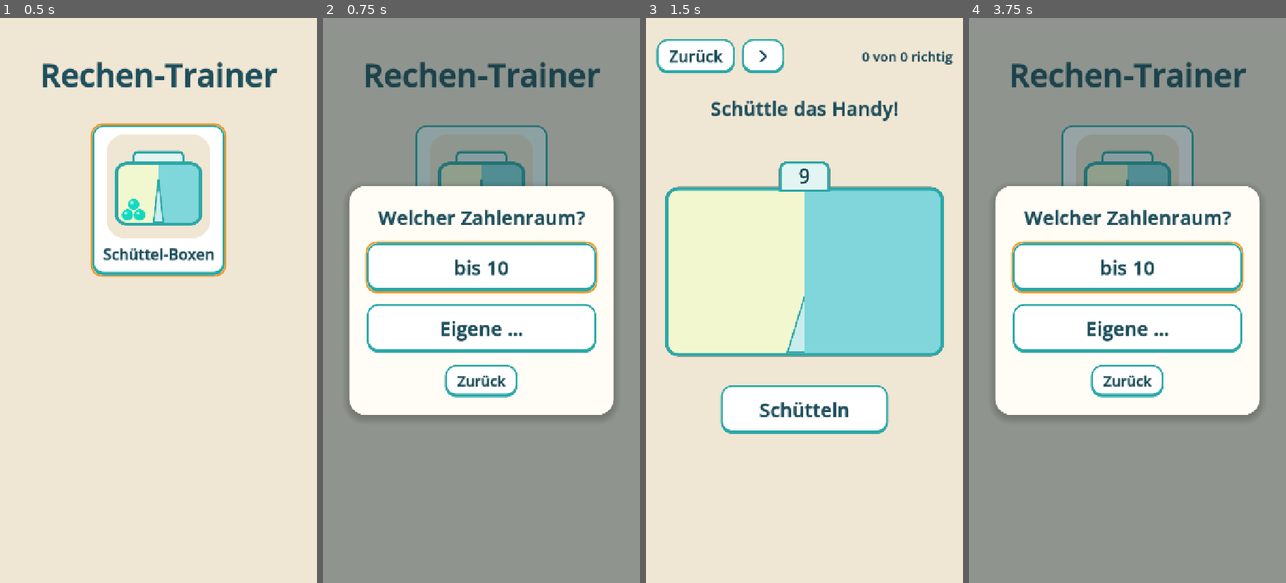
Above: before the commit, frames 1-4 (left to right).
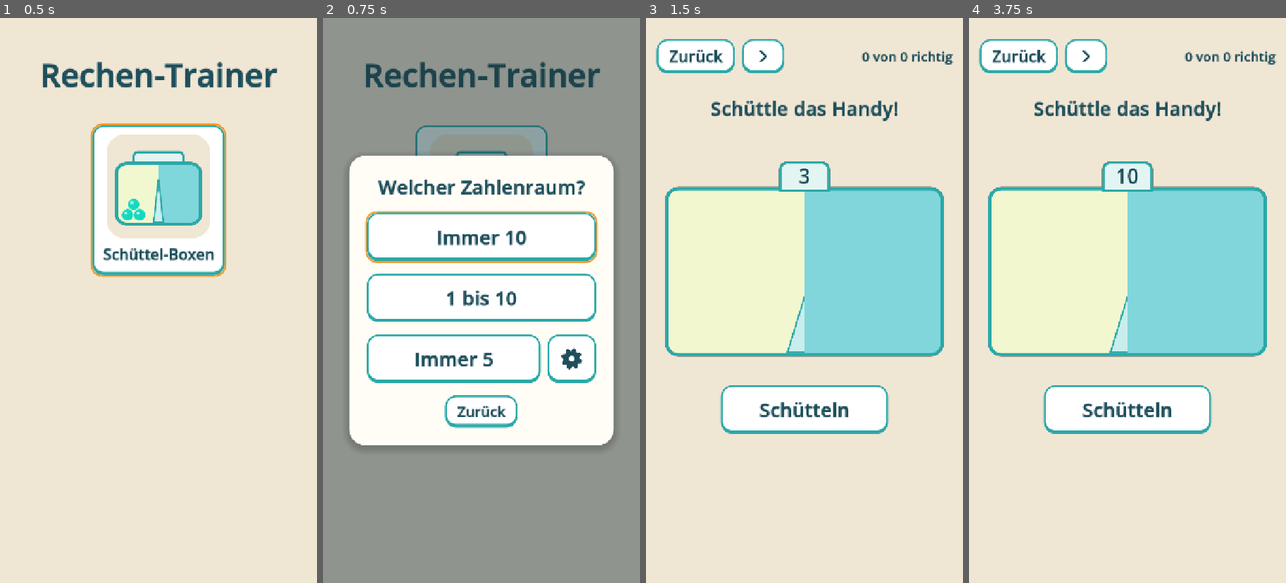
Above: after the commit, the same moments.

Repository: Toastgeraet/rechen-trainer
Game: Godot game, scene res://scenes/main_menu/main_menu.tscn
Two runs of this game, one before a commit and one after it. Both use one fixed random seed, a clock stepped at 60 frames per second and the inputs below.
Inputs (mouse positions are in pixels of both pictures, inside the frame that each line leads up to):
- Up to frame 1 (0.5 s): no input
- Up to frame 2 (0.75 s): click (481, 198) at 0.5 s
- Up to frame 3 (1.5 s): click "bis 10" (after the commit: "1 bis 10") at 1.25 s
- Up to frame 4 (3.75 s): click "Zurück" at 2 s; click (1127, 198) at 2.75 s; click (1127, 238) at 3.5 s, where only the run after the commit has a clickable "Immer 10"

Frame 1 is identical in both runs. In frame 2, 18% of the frame differs, in the area x 8-92%, y 24-77%; in frame 3, less than 0.1%; in frame 4, 98%, in the area x 0-100%, y 0-100%.

Commit message:
Menu: "Immer 10", "1 bis 10" and the saved own choice with a gear button
- Two quick options: a fixed 10, and 1 to 10.
- The third option shows the saved custom choice ("Immer 7",
  "4 bis 15") and starts it directly; the square gear button next to it
  opens the settings. Changes are kept only with "Los geht's!".
- Boxes may now hold a single marble (minimum 1 instead of 2).

Co-Authored-By: Claude Opus 5.5 <noreply@anthropic.com>
Claude-Session: https://claude.ai/code/session_01K1swg83VKGjVNZTadLAavU

Diff:
--- /dev/null
+++ b/assets/icons/gear.svg
@@ -0,0 +1,3 @@
+<svg xmlns="http://www.w3.org/2000/svg" width="64" height="64" viewBox="0 0 64 64">
+  <path d="M32.0 12.0 L37.3 5.5 L42.3 7.1 L43.1 15.4 L46.1 17.9 L54.4 17.0 L56.9 21.7 L51.6 28.1 L52.0 32.0 L58.5 37.3 L56.9 42.3 L48.6 43.1 L46.1 46.1 L47.0 54.4 L42.3 56.9 L35.9 51.6 L32.0 52.0 L26.7 58.5 L21.7 56.9 L20.9 48.6 L17.9 46.1 L9.6 47.0 L7.1 42.3 L12.4 35.9 L12.0 32.0 L5.5 26.7 L7.1 21.7 L15.4 20.9 L17.9 17.9 L17.0 9.6 L21.7 7.1 L28.1 12.4 Z M32 23 A9 9 0 1 0 32 41 A9 9 0 1 0 32 23 Z" fill="#1f4f5c" fill-rule="evenodd" stroke="#1f4f5c" stroke-width="3" stroke-linejoin="round"/>
+</svg>
--- a/i18n/strings.csv
+++ b/i18n/strings.csv
@@ -2,8 +2,9 @@
 APP_TITLE,Rechen-Trainer
 TILE_SHAKE_BOXES,Schüttel-Boxen
 RANGE_TITLE,Welcher Zahlenraum?
-RANGE_UP_TO_10,bis 10
-RANGE_CUSTOM,Eigene …
+RANGE_FIXED,Immer {n}
+RANGE_SPAN,{min} bis {max}
+CUSTOM_SETTINGS,Eigene Zahlen einstellen
 CUSTOM_TITLE,Eigene Zahlen
 CUSTOM_FIXED,Feste Zahl
 CUSTOM_RANGE,Zahlenbereich
--- a/scenes/main_menu/main_menu.gd
+++ b/scenes/main_menu/main_menu.gd
@@ -1,15 +1,22 @@
 extends Control
 
-## Main menu: one tile per game. Picking a game asks for the numbers: the
-## quick choice "bis 10", or "Eigene" with a fixed number or a range.
+## Main menu: one tile per game. Picking a game asks for the numbers: two
+## quick choices ("Immer 10", "1 bis 10") and the player's own saved choice,
+## changed with the gear button next to it.
 
 @export_file("*.tscn") var shake_boxes_scene: String = "res://scenes/shake_boxes/shake_box_game.tscn"
+
+## The two quick choices above the player's own.
+var _quick_fixed_10 := NumberRange.fixed(10)
+var _quick_up_to_10 := NumberRange.new(1, 10)
 
 @onready var _shake_boxes_tile: Button = %ShakeBoxesTile
 @onready var _range_overlay: Control = %RangeOverlay
 @onready var _quick_page: Control = %QuickPage
 @onready var _custom_page: Control = %CustomPage
+@onready var _fixed_10_button: Button = %Fixed10Button
 @onready var _up_to_10_button: Button = %UpTo10Button
+@onready var _custom_play_button: Button = %CustomPlayButton
 @onready var _fixed_mode_button: Button = %FixedModeButton
 @onready var _range_mode_button: Button = %RangeModeButton
 @onready var _fixed_row: Control = %FixedRow
@@ -36,7 +43,10 @@
 	_from_stepper.value_changed.connect(_on_from_changed)
 	_to_stepper.value_changed.connect(_on_to_changed)
 
+	_fixed_10_button.text = _quick_fixed_10.label()
+	_up_to_10_button.text = _quick_up_to_10.label()
 	_shake_boxes_tile.grab_focus()
+
 
 
 func _notification(what: int) -> void:
@@ -63,9 +73,10 @@
 
 
 func _show_quick_page() -> void:
+	_custom_play_button.text = Session.custom_range().label()
 	_custom_page.visible = false
 	_quick_page.visible = true
-	_up_to_10_button.grab_focus()
+	_fixed_10_button.grab_focus()
 
 
 func _show_custom_page() -> void:
@@ -78,13 +89,13 @@
 	_start_button.grab_focus()
 
 
+## Only switches the page; the choice is kept when "Los geht's!" is pressed.
 func _set_custom_mode(mode: StringName) -> void:
 	var fixed := mode == Session.CUSTOM_FIXED
 	_fixed_mode_button.button_pressed = fixed
 	_range_mode_button.button_pressed = not fixed
 	_fixed_row.visible = fixed
 	_range_row.visible = not fixed
-	Session.custom_mode = mode
 
 
 ## Keeps "von" ≤ "bis" by moving the other end along.
@@ -103,15 +114,25 @@
 	_show_quick_page()
 
 
-func _on_up_to_10_button_pressed() -> void:
-	_start_game(NumberRange.up_to_10())
+func _on_fixed_10_button_pressed() -> void:
+	_start_game(_quick_fixed_10)
 
 
-func _on_custom_button_pressed() -> void:
+func _on_up_to_10_button_pressed() -> void:
+	_start_game(_quick_up_to_10)
+
+
+func _on_custom_play_button_pressed() -> void:
+	_start_game(Session.custom_range())
+
+
+func _on_settings_button_pressed() -> void:
 	_show_custom_page()
 
 
 func _on_start_button_pressed() -> void:
+	Session.custom_mode = Session.CUSTOM_FIXED if _fixed_mode_button.button_pressed \
+			else Session.CUSTOM_RANGE
 	Session.custom_fixed = _fixed_stepper.value
 	Session.custom_minimum = _from_stepper.value
 	Session.custom_maximum = _to_stepper.value
--- a/scenes/main_menu/main_menu.tscn
+++ b/scenes/main_menu/main_menu.tscn
@@ -2,6 +2,7 @@
 
 [ext_resource type="Script" path="res://scenes/main_menu/main_menu.gd" id="1_menu"]
 [ext_resource type="Texture2D" path="res://assets/tile_shake_boxes.svg" id="2_tile"]
+[ext_resource type="Texture2D" path="res://assets/icons/gear.svg" id="3_gear"]
 
 [node name="MainMenu" type="Control"]
 layout_mode = 3
@@ -127,18 +128,37 @@
 horizontal_alignment = 1
 autowrap_mode = 3
 
+[node name="Fixed10Button" type="Button" parent="RangeOverlay/Center/Panel/QuickPage"]
+unique_name_in_owner = true
+custom_minimum_size = Vector2(0, 110)
+layout_mode = 2
+theme_override_font_sizes/font_size = 44
+
 [node name="UpTo10Button" type="Button" parent="RangeOverlay/Center/Panel/QuickPage"]
 unique_name_in_owner = true
 custom_minimum_size = Vector2(0, 110)
 layout_mode = 2
 theme_override_font_sizes/font_size = 44
-text = "RANGE_UP_TO_10"
-
-[node name="CustomButton" type="Button" parent="RangeOverlay/Center/Panel/QuickPage"]
-custom_minimum_size = Vector2(0, 110)
-layout_mode = 2
-theme_override_font_sizes/font_size = 44
-text = "RANGE_CUSTOM"
+
+[node name="CustomRow" type="HBoxContainer" parent="RangeOverlay/Center/Panel/QuickPage"]
+layout_mode = 2
+theme_override_constants/separation = 16
+
+[node name="CustomPlayButton" type="Button" parent="RangeOverlay/Center/Panel/QuickPage/CustomRow"]
+unique_name_in_owner = true
+custom_minimum_size = Vector2(0, 110)
+layout_mode = 2
+size_flags_horizontal = 3
+theme_override_font_sizes/font_size = 44
+
+[node name="SettingsButton" type="Button" parent="RangeOverlay/Center/Panel/QuickPage/CustomRow"]
+unique_name_in_owner = true
+custom_minimum_size = Vector2(110, 110)
+layout_mode = 2
+tooltip_text = "CUSTOM_SETTINGS"
+icon = ExtResource("3_gear")
+icon_alignment = 1
+expand_icon = true
 
 [node name="QuickBackButton" type="Button" parent="RangeOverlay/Center/Panel/QuickPage"]
 layout_mode = 2
@@ -225,8 +245,10 @@
 text = "BACK"
 
 [connection signal="pressed" from="Margin/Column/Tiles/ShakeBoxesTile" to="." method="_on_shake_boxes_tile_pressed"]
+[connection signal="pressed" from="RangeOverlay/Center/Panel/QuickPage/Fixed10Button" to="." method="_on_fixed_10_button_pressed"]
 [connection signal="pressed" from="RangeOverlay/Center/Panel/QuickPage/UpTo10Button" to="." method="_on_up_to_10_button_pressed"]
-[connection signal="pressed" from="RangeOverlay/Center/Panel/QuickPage/CustomButton" to="." method="_on_custom_button_pressed"]
+[connection signal="pressed" from="RangeOverlay/Center/Panel/QuickPage/CustomRow/CustomPlayButton" to="." method="_on_custom_play_button_pressed"]
+[connection signal="pressed" from="RangeOverlay/Center/Panel/QuickPage/CustomRow/SettingsButton" to="." method="_on_settings_button_pressed"]
 [connection signal="pressed" from="RangeOverlay/Center/Panel/QuickPage/QuickBackButton" to="." method="_go_back"]
 [connection signal="pressed" from="RangeOverlay/Center/Panel/CustomPage/StartButton" to="." method="_on_start_button_pressed"]
 [connection signal="pressed" from="RangeOverlay/Center/Panel/CustomPage/CustomBackButton" to="." method="_go_back"]
--- a/scripts/session.gd
+++ b/scripts/session.gd
@@ -13,7 +13,7 @@
 const CUSTOM_RANGE := &"range"
 
 ## Range for the next game, set by the menu, read by the shake-box game.
-var number_range: NumberRange = NumberRange.up_to_10()
+var number_range: NumberRange = NumberRange.fixed(10)
 
 ## Last "Eigene" choice in the menu, offered again next time.
 var custom_mode: StringName = CUSTOM_FIXED
--- a/scripts/shake_boxes/number_range.gd
+++ b/scripts/shake_boxes/number_range.gd
@@ -4,8 +4,8 @@
 ## How many marbles a box may hold, inclusive on both ends. A fixed number is
 ## a range whose minimum equals its maximum.
 
-## A box with one marble has nothing to split.
-const MIN_MARBLES := 2
+## A single marble still splits: 1 + 0 or 0 + 1.
+const MIN_MARBLES := 1
 ## More don't fit on one side of the box below the wedge.
 const MAX_MARBLES := 20
 
@@ -18,11 +18,6 @@
 	maximum = clampi(maxi(lowest, highest), MIN_MARBLES, MAX_MARBLES)
 
 
-## The quick-start choice in the menu ("bis 10").
-static func up_to_10() -> NumberRange:
-	return NumberRange.new(MIN_MARBLES, 10)
-
-
 static func fixed(value: int) -> NumberRange:
 	return NumberRange.new(value, value)
 
@@ -33,3 +28,10 @@
 
 func contains(value: int) -> bool:
 	return value >= minimum and value <= maximum
+
+
+## Menu text: "Immer 7" for a fixed number, "4 bis 15" for a range.
+func label() -> String:
+	if is_fixed():
+		return TranslationServer.translate("RANGE_FIXED").format({"n": minimum})
+	return TranslationServer.translate("RANGE_SPAN").format({"min": minimum, "max": maximum})
--- a/tests/test_shake_box_round.gd
+++ b/tests/test_shake_box_round.gd
@@ -14,9 +14,9 @@
 
 
 func _test_ranges(t: TestCase) -> void:
-	t.test("quick choice is 2 to 10")
-	var up_to_10 := NumberRange.up_to_10()
-	t.eq(up_to_10.minimum, 2)
+	t.test("1 to 10 includes a single marble")
+	var up_to_10 := NumberRange.new(1, 10)
+	t.eq(up_to_10.minimum, 1)
 	t.eq(up_to_10.maximum, 10)
 	t.not_ok(up_to_10.is_fixed())
 
@@ -30,13 +30,19 @@
 	var swapped := NumberRange.new(15, 12)
 	t.eq(swapped.minimum, 12)
 	t.eq(swapped.maximum, 15)
+	t.test("menu labels")
+	TranslationServer.set_locale("de")
+	t.eq(NumberRange.fixed(10).label(), "Immer 10")
+	t.eq(NumberRange.new(1, 10).label(), "1 bis 10")
+
+	t.test("custom ranges are clamped to what fits in the box")
 	var wide := NumberRange.new(0, 99)
 	t.eq(wide.minimum, NumberRange.MIN_MARBLES)
 	t.eq(wide.maximum, NumberRange.MAX_MARBLES)
 
 
 func _test_box_sizes_stay_in_range(t: TestCase) -> void:
-	for range_ in [NumberRange.up_to_10(), NumberRange.new(10, 20), NumberRange.new(2, 20)]:
+	for range_ in [NumberRange.new(1, 10), NumberRange.new(10, 20), NumberRange.new(2, 20)]:
 		t.test("box sizes cover %d..%d and stay inside it" % [range_.minimum, range_.maximum])
 		var round_ := ShakeBoxRound.new(range_, 7)
 		var seen := {}
@@ -57,7 +63,7 @@
 
 func _test_box_sizes_never_repeat(t: TestCase) -> void:
 	t.test("two boxes in a row differ")
-	var round_ := ShakeBoxRound.new(NumberRange.up_to_10(), 3)
+	var round_ := ShakeBoxRound.new(NumberRange.new(1, 10), 3)
 	var previous := round_.next_box()
 	var repeats := 0
 	for i in 200:
@@ -75,7 +81,7 @@
 
 func _test_correct_answer(t: TestCase) -> void:
 	t.test("right answer on first try scores")
-	var round_ := ShakeBoxRound.new(NumberRange.up_to_10(), 1)
+	var round_ := ShakeBoxRound.new(NumberRange.new(1, 10), 1)
 	var total := round_.next_box()
 	round_.set_visible_count(1)
 	t.eq(round_.hidden_count(), total - 1)
@@ -86,7 +92,7 @@
 
 func _test_wrong_then_reveal(t: TestCase) -> void:
 	t.test("wrong answers lead to the solution")
-	var round_ := ShakeBoxRound.new(NumberRange.up_to_10(), 1)
+	var round_ := ShakeBoxRound.new(NumberRange.new(1, 10), 1)
 	var total := round_.next_box()
 	round_.set_visible_count(total)  # All out: 0 hidden.
 	t.eq(round_.answer(1), ShakeBoxRound.RESULT_WRONG)
Not shown, added: assets/icons/gear.svg.import
